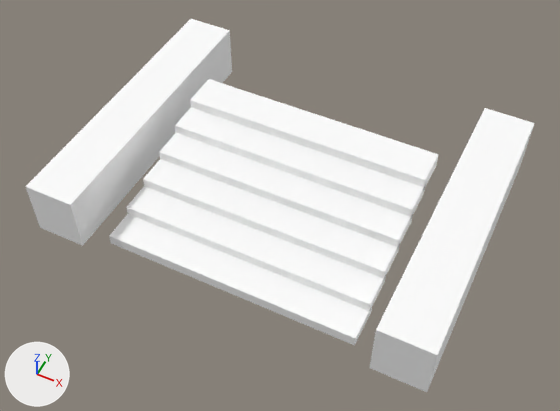
Renders of the glTF model frontend/public/park-kits/skate-park/stair-hubba-module.glb from each side of a commit.
Camera for both pictures: a 50 mm camera at (4.52, -9.45, 11.47) aimed at (0.02, -0.46, 0.24). Arrows for +X, +Y and +Z are at lower left; the lights stay in place. The first picture is the older version. Where no turn or scale is listed for an object, it has been applied to the vertices.

Objects in the first picture: 'Hubba ledge', 'Hubba ledge.001', 'Stair tread', 'Stair tread.001', 'Stair tread.002', 'Stair tread.003', 'Stair tread.004', 'Stair tread.005'.
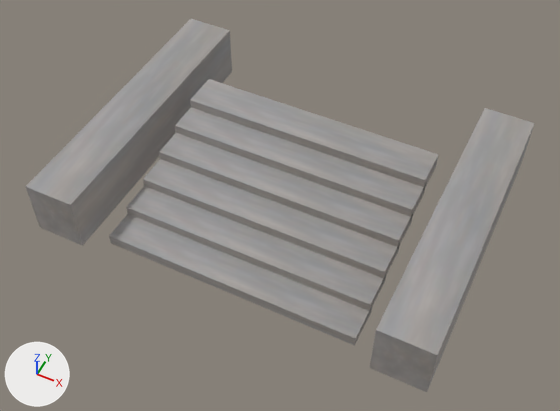
Location of each change, [x1, y1, x2, y2] in pixels of the pictures (560 x 411 px):
'Hubba ledge.001', recoloured (white to grey)
    both: [370, 108, 534, 392]
'Hubba ledge', recoloured (white to grey)
    both: [25, 19, 232, 246]
'Stair tread', recoloured (white to grey)
    both: [109, 214, 372, 346]
'Stair tread.001', recoloured (white to grey)
    both: [126, 186, 386, 312]
'Stair tread.005', recoloured (white to grey)
    both: [190, 79, 439, 191]
'Stair tread.002', recoloured (white to grey)
    both: [143, 159, 400, 281]
'Stair tread.003', recoloured (white to grey)
    both: [159, 133, 413, 249]
'Stair tread.004', recoloured (white to grey)
    both: [175, 107, 426, 218]

Patch to the scene script:
```diff
--- a/frontend/public/park-kits/skate-park/stair-hubba-module.glb.py
+++ b/frontend/public/park-kits/skate-park/stair-hubba-module.glb.py
@@ img_roughness @@
+img_roughness = load_image('roughness', '_unpacked/roughness', 512, 512, 'Non-Color')
@@ img_normal @@
+img_normal = load_image('normal', '_unpacked/normal', 512, 512, 'Non-Color')
@@ img_albedo @@
+img_albedo = load_image('albedo', '_unpacked/albedo', 512, 512, 'sRGB')
@@ mat_skate_park_aggregate @@
+mat_skate_park_aggregate = bpy.data.materials.new('skate-park aggregate')
+# uses the picture img_albedo
+# uses the picture img_normal
+# uses the picture img_roughness
@@ me_cube_011 @@
 me_cube_011.from_pydata(...)  # 8 vertices, 12 faces; spans x -0.5..0.5, y -2.9..2.9, z -0.57..0.57
-me_cube_011.materials.append(mat_warm_concrete)  # white #ffffff
+me_cube_011.materials.append(mat_skate_park_aggregate)
@@ me_cube_012 @@
 me_cube_012.from_pydata(...)  # 8 vertices, 12 faces; spans x -0.5..0.5, y -2.9..2.9, z -0.57..0.57
-me_cube_012.materials.append(mat_warm_concrete)  # white #ffffff
+me_cube_012.materials.append(mat_skate_park_aggregate)
@@ me_cube_005 @@
 me_cube_005.from_pydata(...)  # 8 vertices, 12 faces; spans x -2.5..2.5, y -0.38..0.38, z -0.11..0.11
-me_cube_005.materials.append(mat_warm_concrete)  # white #ffffff
+me_cube_005.materials.append(mat_skate_park_aggregate)
@@ me_cube_006 @@
 me_cube_006.from_pydata(...)  # 8 vertices, 12 faces; spans x -2.5..2.5, y -0.38..0.38, z -0.12..0.12
-me_cube_006.materials.append(mat_warm_concrete)  # white #ffffff
+me_cube_006.materials.append(mat_skate_park_aggregate)
@@ me_cube_007 @@
 me_cube_007.from_pydata(...)  # 8 vertices, 12 faces; spans x -2.5..2.5, y -0.38..0.38, z -0.13..0.13
-me_cube_007.materials.append(mat_warm_concrete)  # white #ffffff
+me_cube_007.materials.append(mat_skate_park_aggregate)
@@ me_cube_008 @@
 me_cube_008.from_pydata(...)  # 8 vertices, 12 faces; spans x -2.5..2.5, y -0.38..0.38, z -0.14..0.14
-me_cube_008.materials.append(mat_warm_concrete)  # white #ffffff
+me_cube_008.materials.append(mat_skate_park_aggregate)
@@ me_cube_009 @@
 me_cube_009.from_pydata(...)  # 8 vertices, 12 faces; spans x -2.5..2.5, y -0.38..0.38, z -0.15..0.15
-me_cube_009.materials.append(mat_warm_concrete)  # white #ffffff
+me_cube_009.materials.append(mat_skate_park_aggregate)
@@ me_cube_010 @@
 me_cube_010.from_pydata(...)  # 8 vertices, 12 faces; spans x -2.5..2.5, y -0.38..0.38, z -0.16..0.16
-me_cube_010.materials.append(mat_warm_concrete)  # white #ffffff
+me_cube_010.materials.append(mat_skate_park_aggregate)
```
